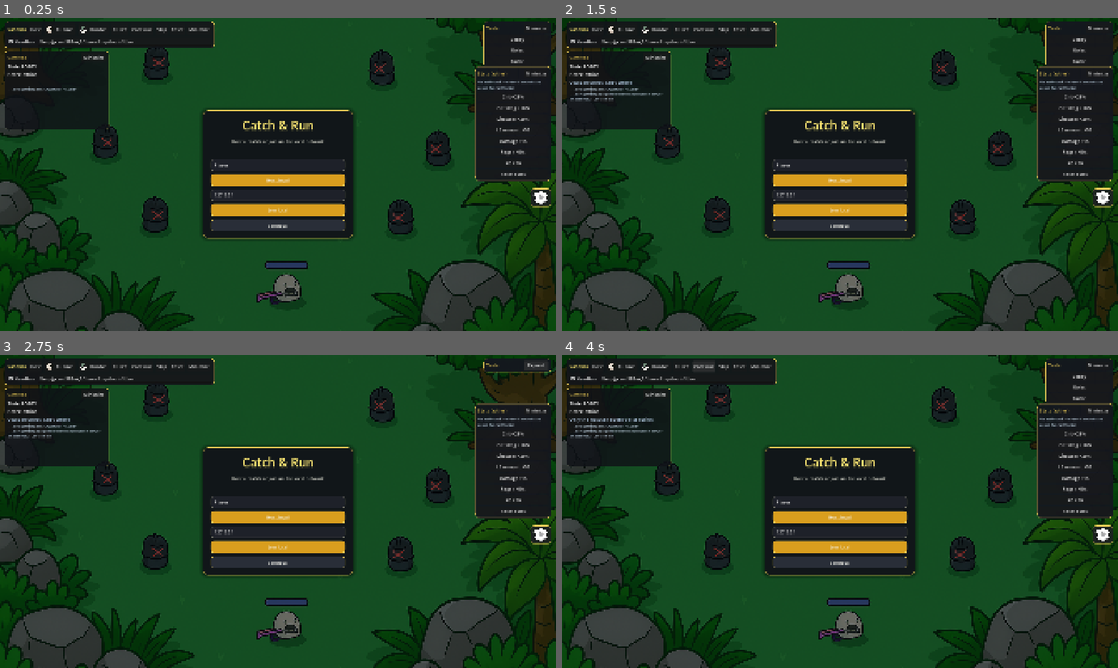
Above: before the commit, frames 1-4 (two rows, left to right).
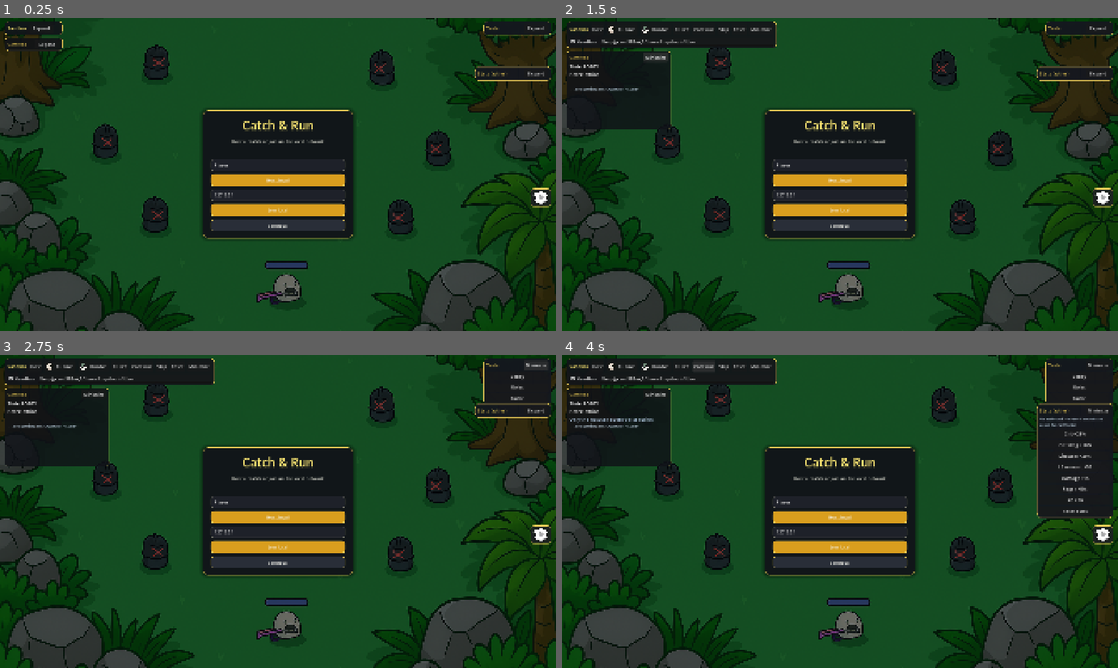
Above: after the commit, the same moments.

Repository: JavierSchubert/catchNrun
Game: Godot game, scene res://ui/lobby/lobby.tscn
Two runs of this game, one before a commit and one after it. Both use one fixed random seed, a clock stepped at 60 frames per second and the inputs below. Sound files missing from this copy of the repository are replaced by a short silence.
Inputs (mouse positions are in pixels of both pictures, inside the frame that each line leads up to):
- Up to frame 1 (0.25 s): no input
- Up to frame 2 (1.5 s): click (600, 27) at 0.5 s, where only the run after the commit has a clickable "Expand"; click (612, 58) at 1.25 s, where only the run after the commit has a clickable "Expand"
- Up to frame 3 (2.75 s): click (533, 364) at 2 s, where only the run after the commit has a clickable "Expand"
- Up to frame 4 (4 s): click "Expand" at 2.75 s; click "Continue" at 3.5 s

The runs differ from the first frame. In frame 1, 9.9% of the frame differs, in the area x 0-100%, y 1-53%; in frame 2, 3.9%; in frame 3, 3.9%; in frame 4, 0.2%.

Commit message:
feat: minimize ui

Diff:
--- a/game/sandbox/sandbox_panel.gd
+++ b/game/sandbox/sandbox_panel.gd
@@ -340,7 +340,7 @@
 		SoundManager.play_ui()
 		_set_collapsed(entry, not bool(entry["collapsed"]))
 	)
-	_set_collapsed(entry, false)
+	_set_collapsed(entry, true)
 
 
 func _set_collapsed(entry: Dictionary, collapsed: bool) -> void:
--- a/tests/session/lobby_and_selection_test.gd
+++ b/tests/session/lobby_and_selection_test.gd
@@ -208,15 +208,15 @@
 	## Index 1 = directly under the action bar (index 0).
 	var log_panel := stack.get_child(1) as Control
 	var log_scroll := _first_of_type(log_panel, "ScrollContainer") as Control
-	_check(skip != null and skip.visible, "the action bar starts expanded")
-	_check(log_scroll != null and log_scroll.visible, "the log starts expanded")
+	_check(skip != null and not skip.visible, "the action bar starts minimized")
+	_check(log_scroll != null and not log_scroll.visible, "the log starts minimized")
+	_check(_button_with_text(stack, "Expand") != null, "minimized panels offer Expand")
 
 	sandbox.call("_toggle_all_collapsed")
-	_check(not skip.visible, "G minimizes the action bar")
-	_check(not log_scroll.visible, "G minimizes the log")
-	_check(_button_with_text(stack, "Expand") != null, "a minimized panel offers Expand")
+	_check(skip.visible, "G expands the action bar")
+	_check(log_scroll.visible, "G expands the log")
 	sandbox.call("_toggle_all_collapsed")
-	_check(skip.visible and log_scroll.visible, "G expands everything again")
+	_check(not skip.visible and not log_scroll.visible, "G minimizes everything again")
 
 	stack.free()
 	sandbox.free()
